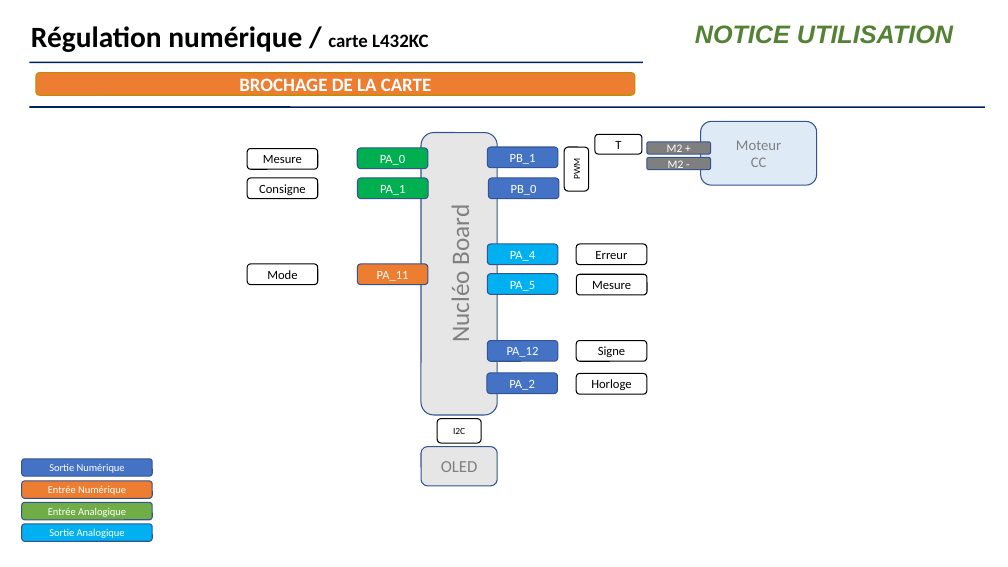
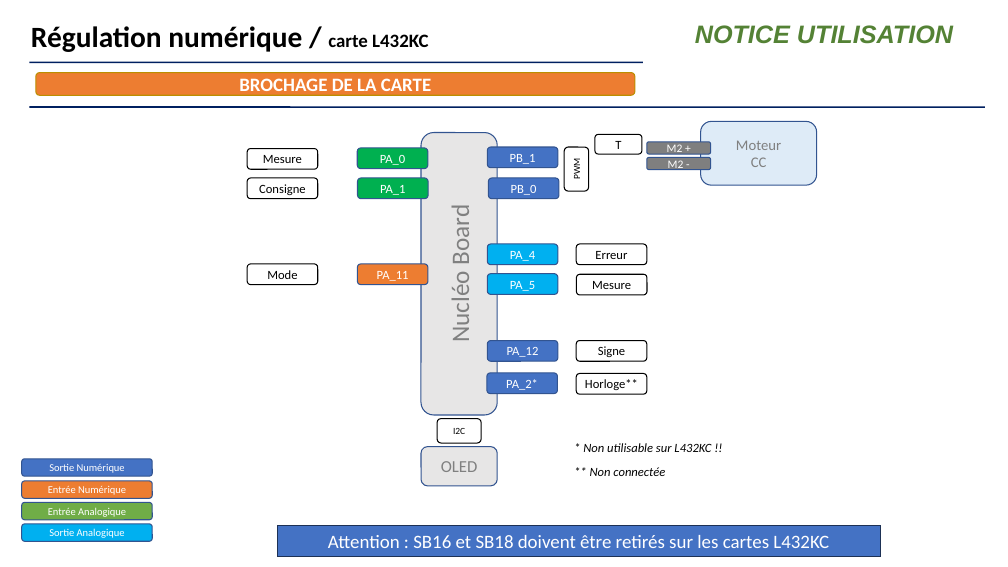
Before and after one commit to IOGS-LEnsE-platforms/labworks, a slide deck: slide 2 of embedded_electronics/Regul_Temp_L432KC/Regul_Temp_L432KC_doc.pptx. Drawn at 1008x567 pixels with LibreOffice and Linux fonts; fonts in the diff are those of the drawing. Boxes give left, top, right and bottom in pixels: in the first picture for what was removed or moved away, otherwise in the second. Text is boxed around its words. In the diff, an @@ line names an element or a change of style, - is before the commit and + after.

```diff
--- a/embedded_electronics/Regul_Temp_L432KC/Regul_Temp_L432KC_doc.pptx
+++ b/embedded_electronics/Regul_Temp_L432KC/Regul_Temp_L432KC_doc.pptx
@@ text in rounded rectangle at (506,379,538,390): text changed @@
-PA_2
+PA_2*
@@ text in rounded rectangle at (585,379,638,390): text changed @@
-Horloge
+Horloge**
@@ text added at (583,443,711,452), 12 pt, text #000000, italic @@
+* Non utilisable sur L432KC !!
@@ text added at (590,467,665,476), 12 pt, text #000000, italic @@
+** Non connectée
@@ rectangle added at (278,526,881,557), fill #4472C4, outline #1E3256 1 pt, 18 pt, text #FFFFFF @@
+Attention : SB16 et SB18 doivent être retirés sur les cartes L432KC
```
Also in this commit, not shown: 1 other slide changed, 12 other files.
